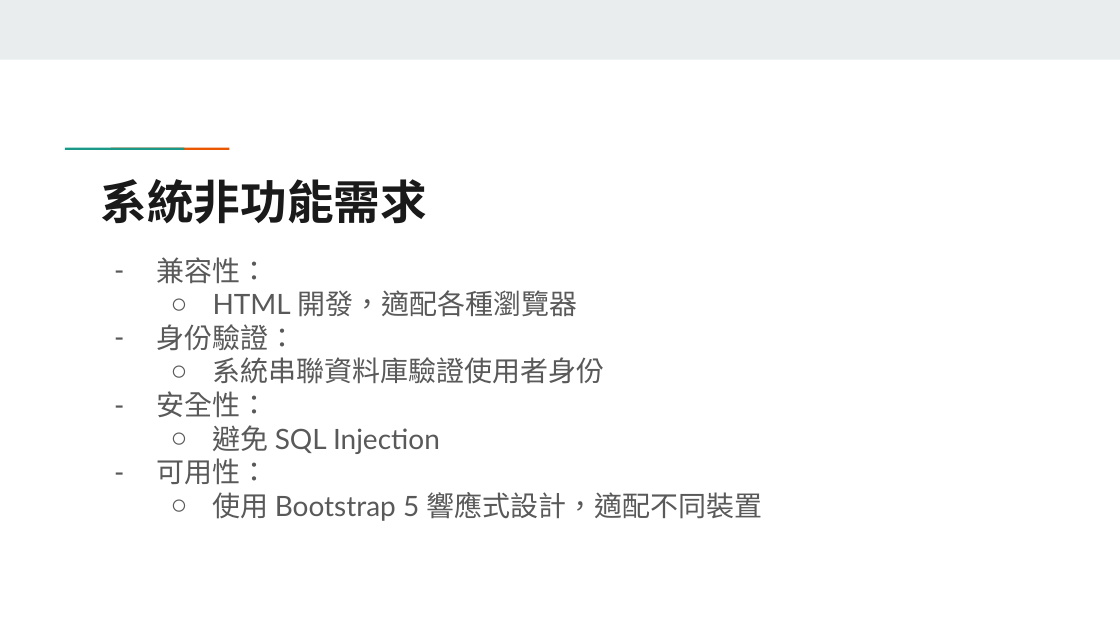
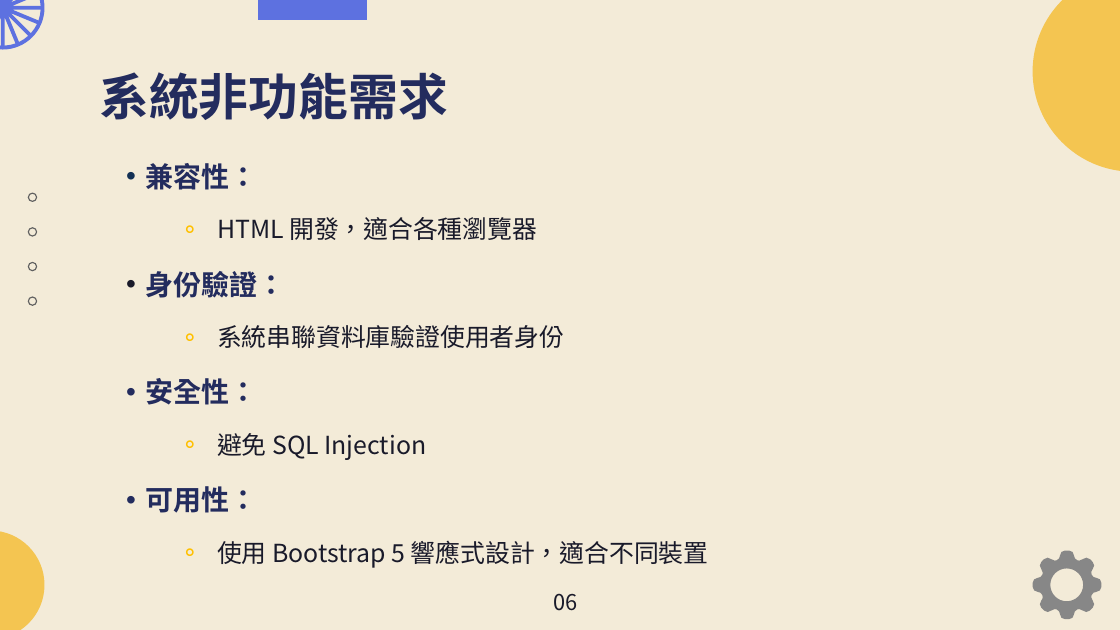
Before and after one commit to 2111518/Dormitory-repair-management-system, a slide deck: slide 7 of 期末報告.pptx (slide 9 before the commit). Drawn at 1120x630 pixels with LibreOffice and Linux fonts; fonts in the diff are those of the drawing. Boxes give left, top, right and bottom in pixels: in the first picture for what was removed or moved away, otherwise in the second. Text is boxed around its words. In the diff, an @@ line names an element or a change of style, - is before the commit and + after.

```diff
--- a/期末報告.pptx
+++ b/期末報告.pptx
@@ background #FFFFFF to #F3EBD8 @@
@@ rectangle removed at (0, 0, 1120, 59) @@
@@ freeform shape added at (0, 0, 45, 50), fill #5D71E0 @@
@@ freeform shape added at (259, 0, 367, 20), fill #5D71E0 @@
@@ freeform shape added at (1033, 0, 1120, 171), fill #F4C551 @@
@@ title "系統非功能需求": place and size @@
-title "系統非功能需求" at (101, 179, 428, 224)
+title "系統非功能需求" at (99, 72, 448, 120)
@@ title "系統非功能需求" at (99, 72, 448, 120): size 30 to 32 pt, font Manrope to Noto Sans CJK SC, text colour #1A1A1A to #232C5E @@
@@ text "兼容性：": place and size @@
-text "兼容性：" at (157, 257, 763, 521)
+text "兼容性：" at (145, 163, 709, 568)
@@ rectangle removed at (102, 146, 148, 151) @@
@@ rectangle removed at (147, 146, 193, 151) @@
@@ text at (145, 163, 564, 513): font Lato to Noto Sans CJK SC in "兼容性：", "身份驗證：", "系統串聯資料庫驗證使用者身份", "安全性：" and 2 more places; text colour #595959 to #232C5E, bold on in "兼容性：", "身份驗證：", "安全性：", "可用性："; size 18 to 16 pt, text colour #595959 to #191A2A in "系統串聯資料庫驗證使用者身份", "避免 SQL Injection"; bullet - to •; line spacing 1 to 1.7; bullet colour #595959 to #123054; bullet colour #595959 to #191A2A; bullet ○ to ∘; bullet colour #595959 to #FFC000; bullet colour #595959 to #232C5E @@
@@ text at (217, 217, 537, 240): text changed; size 18 to 16 pt; font Lato to Noto Sans CJK SC; text colour #595959 to #191A2A @@
-  ○ HTML 開發，適配各種瀏覽器
+  ∘ HTML 開發，適合各種瀏覽器
@@ group added at (28, 193, 36, 305): 4 freeform shapes @@
@@ freeform shape added at (0, 531, 45, 630), fill #F4C551 @@
@@ text at (217, 541, 709, 568): text changed; size 18 to 16 pt; font Lato to Noto Sans CJK SC; text colour #595959 to #191A2A @@
-  ○ 使用 Bootstrap 5 響應式設計，適配不同裝置
+  ∘ 使用 Bootstrap 5 響應式設計，適合不同裝置
@@ freeform shape added at (1033, 551, 1101, 619), fill #878787 @@
@@ text added at (553, 593, 577, 611), 14 pt, text #191A2A @@
+06
```
Also in this commit, not shown: 10 other slides changed, 2 slides added, 4 slides removed.
